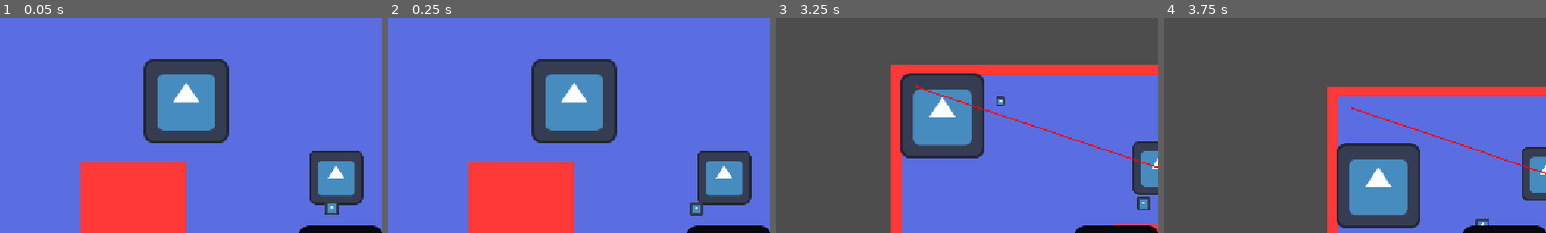
Above: before the commit, frames 1-4 (left to right).
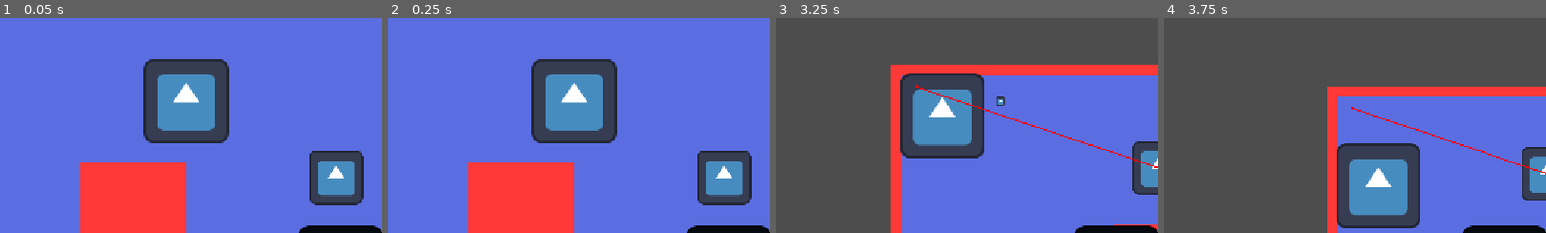
Above: after the commit, the same moments.

Repository: icarus-child/ASJ2026
Game: Godot game, scene res://main.tscn
The game is run twice, just before and just after one commit, with the same random seed, the same clock (stepped at 60 frames per second) and the same inputs. The engine's default icon, where the game draws it, is replaced by a stand-in: a white triangle on a blue panel in a dark square.
Inputs (mouse positions are % of the whole screen's width and height, from its top left):
- Up to frame 1 (0.05 s): no input
- Up to frame 2 (0.25 s): no input
- Up to frame 3 (3.25 s): move the mouse to (45, 70) at 0.52 s; hold Space (parry) 0.53-1.28 s; hold W (move_up) 0.53-2.03 s; move the mouse to (80, 65) at 1.27 s; click (80, 65) at 1.35 s; move the mouse to (20, 35) at 2.02 s; hold A (move_left) from 2.03 s (still down); tap Middle mouse button (spell_2) at 2.1 s; move the mouse to (55, 50) at 2.77 s; right-click (55, 50) at 2.85 s
- Up to frame 4 (3.75 s): move the mouse to (35, 25) at 3.52 s; release A (move_left) at 3.53 s; hold S (move_down) from 3.53 s (still down); hold Space (parry) from 3.53 s (still down)
The pictures show only the part of the screen within x 26-76%, y 31-81%; the shares and areas given below are measured in that part.

The runs differ from the first frame. In frame 1, 0.2% of the frame differs, in the area x 85-89%, y 85-92%; in frame 2, 0.2%; in frame 3, 0.2%, in the area x 94-98%, y 83-90%; in frame 4, 0.1%.
Error before the commit: Assertion failed: unexpected collision with TestEnemy (res://enemies/test_projectile.gd:14)

Commit message:
remove unnecessary assert

Diff:
--- a/enemies/test_projectile.gd
+++ b/enemies/test_projectile.gd
@@ -11,7 +11,6 @@
 
 
 func _on_body_enter(body: Node2D) -> void:
-	assert(body is StaticBody2D or body is TileMapLayer, "unexpected collision with %s" % body.name)
 	if body is StaticBody2D and (body as StaticBody2D).collision_layer == 2:
 		var player := body.get_parent() as Player
 		player.parry_hit(PlayerResources.acquire_spell.bind(TestSpell.new()), player.take_damage)
